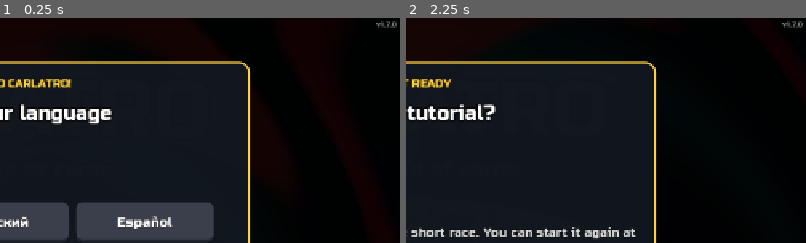
Above: before the commit, frames 1-2 (left to right).
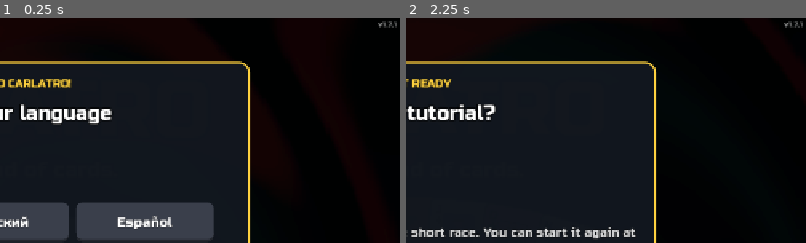
Above: after the commit, the same moments.

Repository: pycz2/carlatro
Game: Godot game, scene res://main.tscn
The game is run twice, just before and just after one commit, with the same random seed, the same clock (stepped at 60 frames per second) and the same inputs.
Inputs:
- Up to frame 1 (0.25 s): no input
- Up to frame 2 (2.25 s): click "Start Engine" at 0.5 s; click "Start Engine" at 1.25 s; click "Skip Setup" at 2 s
The pictures show only the part of the screen within x 50-100%, y 0-50%; the shares and areas given below are measured in that part.

The runs differ from the first frame. In frame 1, less than 0.1% of the frame differs, in the area x 94-99%, y 1-5%; in frame 2, less than 0.1%.

Commit message:
Release v1.7.1
Co-Authored-By: Claude Opus 5.5 <noreply@anthropic.com>

Diff:
--- a/project.godot
+++ b/project.godot
@@ -5,7 +5,7 @@
 
 config/name="Carlatro"
 config/description="Cars instead of cards."
-config/version="1.7.0"
+config/version="1.7.1"
 run/main_scene="res://main.tscn"
 config/features=PackedStringArray("4.7", "GL Compatibility")
 config/icon="res://icons/app_512.png"
Not shown, changed: export_presets.cfg
